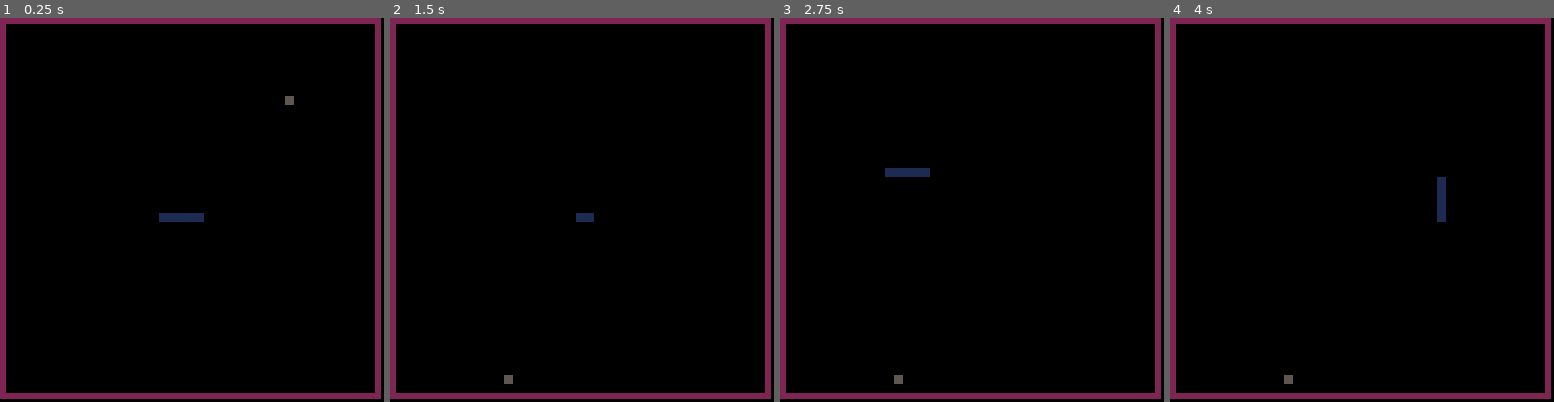
Above: before the commit, frames 1-4 (left to right).
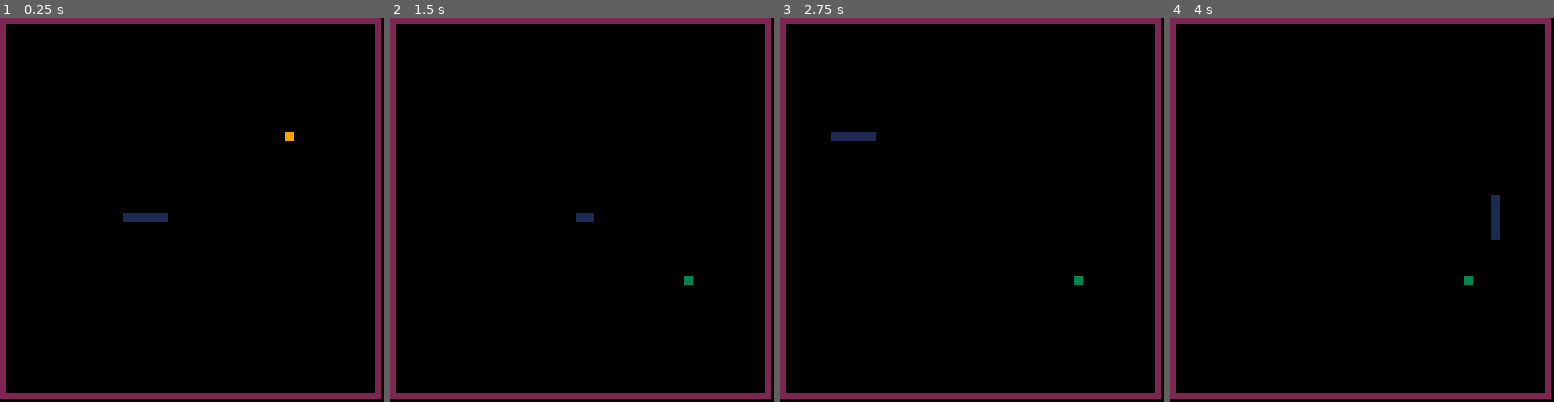
Above: after the commit, the same moments.

Repository: caranha/pico_playground
Game: PICO-8 cartridge snake.p8
Two runs of this game, one before a commit and one after it. Both use one fixed random seed, a clock stepped at 60 frames per second and the inputs below.
Inputs:
- Up to frame 1 (0.25 s): no input
- Up to frame 2 (1.5 s): tap X (X key) at 0.33, 1.07 s; tap O (Z key) at 0.7 s
- Up to frame 3 (2.75 s): hold Right 1.6-2.1 s; tap O (Z key) at 1.7, 2.1, 2.5 s; tap X (X key) at 1.85 s; hold Up 2.15-2.42 s; hold Right from 2.47 s (still down)
- Up to frame 4 (4 s): tap O (Z key) at 2.9, 3.3, 3.7 s; tap X (X key) at 2.97 s; release Right at 3.03 s; hold Left 3.08-3.58 s; hold Down 3.63-3.97 s

The runs differ from the first frame. In frame 1, 0.5% of the frame differs, in the area x 32-77%, y 20-54%; in frame 2, 0.1%; in frame 3, 0.7%, in the area x 13-79%, y 29-96%; in frame 4, 0.7%.

Commit message:
Increased speed, added eat fx, added eat sfx, refactored some code.

Diff:
--- a/snake.p8
+++ b/snake.p8
@@ -1,36 +1,49 @@
 pico-8 cartridge // http://www.pico-8.com
-version 7
+version 8
 __lua__
 -- snake
 -- by caranha (http://claus.castelodelego.org)
 
 snake = {}
-snakelen = 5
-snakespd = 2
-snaketo = 0
-
 fruit = {}
 wall = {}
+fx = {}
+
+snakelen = 5
+snakespd = 1
+snaketo = 0
+snaked = 1
 
 
 mv = {{-1,0},{1,0},{0,-1},{0,1}}
-d = 1
-
-function col_rect(x1,y1,w1,h1,x2,y2,w2,h2)
-   if ((x1 < x2 + w2) and (x1 + w1 > x2) and (y1 < y2 + h2) and (y1 + h1 > y2)) then return true end
+
+function col_rect(ob1,ob2)
+   if ((ob1.x < ob2.x+ob2.w) and
+       (ob1.x + ob1.w > ob2.x) and
+       (ob1.y < ob2.y + ob2.h) and
+       (ob1.y + ob1.h > ob2.y)) then return true end
    return false
+end
+
+function breakfruit()
+   for i in all({{1,1},{1,-1},{-1,-1},{-1,1}}) do
+      _fx = {x=fruit.x+1+i[1],y=fruit.y+1+i[2],
+             dx=i[1],dy=i[2],
+             w=1,h=1,color=fruit.color,age=8}
+      add(fx,_fx)
+   end
 end
 
 function makefruit()
    while(true) do
       collide = false
-      fruit.x = flr(rnd(42))*3+2
-      fruit.y = flr(rnd(42))*3+2
+      fruit = {x=flr(rnd(42))*3+2, y=flr(rnd(42))*3+2,
+               w=2,h=2,color=flr(rnd(14))+2}
       for i = 1,#snake do
- 	      collide = collide or col_rect(fruit.x,fruit.y,3,3,snake[i].x,snake[i].y,3,3)
+ 	      collide = collide or col_rect(fruit,snake[i])
       end
       for i = 1,#wall do
- 	      collide = collide or col_rect(fruit.x,fruit.y,3,3,wall[i].x,wall[i].y,wall[i].w,wall[i].h)
+ 	      collide = collide or col_rect(fruit,wall[i])
       end
       if (not collide) return
    end
@@ -38,9 +51,7 @@
 
 function makesnake(x,y)
    snake = {}
-   head = {}
-   head.x = x
-   head.y = y
+   head = {x=x,y=y,h=2,w=2,color=1}
    snakelen = 5
    snakespd = 2
    add(snake,head)
@@ -48,22 +59,51 @@
 
 function makewall()
    wall = {}
-   add(wall,{x=0,y=0,w=1,h=126})
-   add(wall,{x=0,y=0,w=126,h=1})
-   add(wall,{x=125,y=0,w=1,h=126})
-   add(wall,{x=0,y=125,w=126,h=1})
-end
-
-
-function movesnake()
+   add(wall,{x=0,y=0,w=1,h=126,color=2})
+   add(wall,{x=0,y=0,w=126,h=1,color=2})
+   add(wall,{x=125,y=0,w=1,h=126,color=2})
+   add(wall,{x=0,y=125,w=126,h=1,color=2})
+end
+
+function snakeupdate()
 	snaketo = (snaketo+1)%snakespd
 	if (snaketo > 0) return
-	np = {}
-   np.x = snake[#snake].x + mv[d][1]*3
-   np.y = snake[#snake].y + mv[d][2]*3
+	np = {x=snake[#snake].x+mv[snaked][1]*3,
+	      y=snake[#snake].y+mv[snaked][2]*3,
+	      h=2,w=2,color=1}
    add(snake,np)
    if (#snake > snakelen) del(snake,snake[1])
-end
+
+   if (col_rect(fruit,snake[#snake])) then
+      snake[#snake].color = 13
+      snakelen = snakelen + 1
+      sfx(0,0,flr(rnd(6))*4)
+      breakfruit()
+      makefruit()
+   end
+   for i = 1,#wall do
+      if (col_rect(wall[i],snake[#snake])) then
+         _init()
+      return
+      end
+   end
+   for i = 1,#snake-1 do
+      if (col_rect(snake[i],snake[#snake])) then
+         _init()
+      return
+      end
+   end
+end
+
+function fxupdate()
+   for i in all(fx) do
+      i.x += i.dx
+      i.y += i.dy
+      i.age -= 1
+      if (i.age == 0) then del(fx,i) end
+   end
+end
+
 
 function _init()
    makesnake(65,65)
@@ -71,40 +111,26 @@
    makefruit()
 end
 
-function _update()
+function _update60()
 
  for i=0,3 do
-  if (btn(i)==true and mv[d][1] != mv[i+1][1] and mv[d][2] != mv[i+1][2]) d = i+1
+  if (btn(i)==true and mv[snaked][1] != mv[i+1][1] and mv[snaked][2] != mv[i+1][2]) snaked = i+1
  end
 
- movesnake()
- if (col_rect(fruit.x,fruit.y,3,3,snake[#snake].x,snake[#snake].y,3,3)) then
-  snakelen = snakelen + 1
-  makefruit()
- end
- for i = 1,#wall do
-   if (col_rect(wall[i].x,wall[i].y,wall[i].w,wall[i].h,snake[#snake].x,snake[#snake].y,3,3)) then
-      _init()
-      return
-   end
- end
- for i = 1,#snake-1 do
-   if (col_rect(snake[i].x,snake[i].y,3,3,snake[#snake].x,snake[#snake].y,3,3)) then
-      _init()
-      return
-   end
- end
+ snakeupdate()
+ fxupdate()
+end
+
+function drawsquare(sq)
+   rectfill(sq.x,sq.y,sq.x+sq.w,sq.y+sq.h,sq.color)
 end
 
 function _draw()
  cls()
- for i = 1,#snake do
- 	rectfill(snake[i].x,snake[i].y,snake[i].x+2,snake[i].y+2,1)
- end
- for i = 1,#wall do
-   rectfill(wall[i].x,wall[i].y,wall[i].x+wall[i].w,wall[i].y+wall[i].h,2)
- end
- rectfill(fruit.x,fruit.y,fruit.x+2,fruit.y+2,5)
+ foreach(snake,drawsquare)
+ foreach(wall,drawsquare)
+ drawsquare(fruit)
+ foreach(fx,drawsquare)
 end
 
 
Not shown, changed: the sound effects (__sfx__) section of snake.p8
